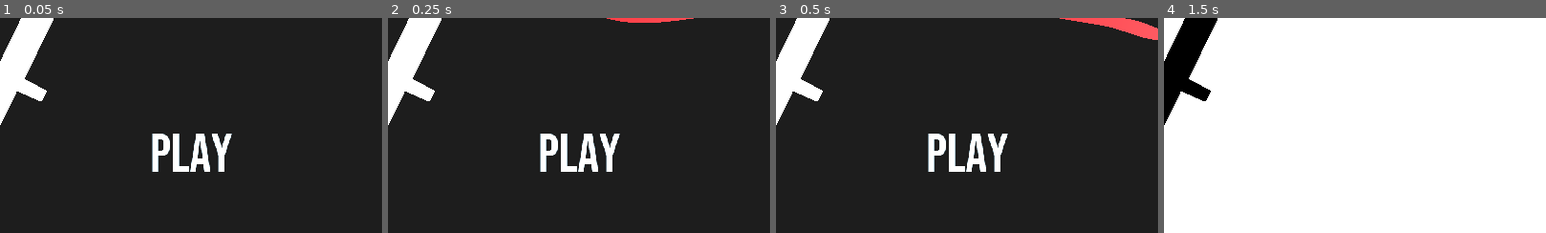
Above: before the commit, frames 1-4 (left to right).
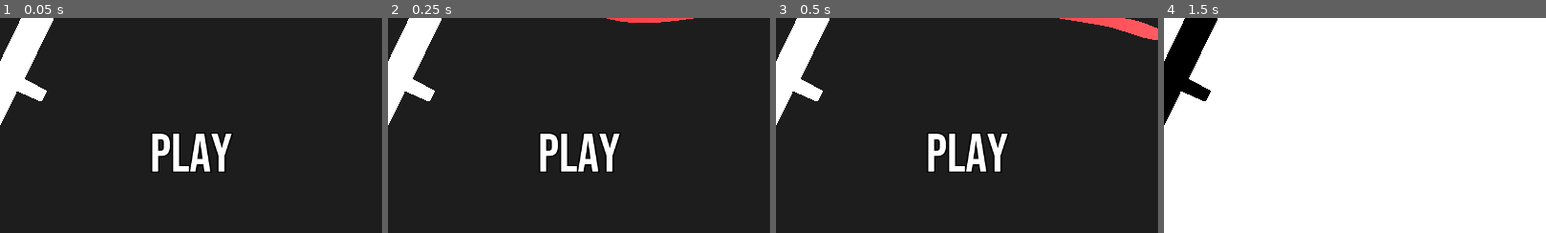
Above: after the commit, the same moments.

Repository: dannytaylor/ld47
Game: Godot game, scene res://scenes/startscreen.tscn
Same seed, same stepped clock (60 frames per second), same inputs: the game is played once before the commit and once after it. Sound files missing from this copy of the repository are replaced by a short silence.
Inputs (mouse positions are % of the whole screen's width and height, from its top left):
- Up to frame 1 (0.05 s): no input
- Up to frame 2 (0.25 s): no input
- Up to frame 3 (0.5 s): no input
- Up to frame 4 (1.5 s): click "PLAY" at 0.5 s; tap Enter at 1.25 s; move the mouse to (72, 45) at 1.27 s; hold D (player_move_right) from 1.28 s (still down); hold Space (player_slash) from 1.28 s (still down)
The pictures show only the part of the screen within x 24-74%, y 50-100%; the shares and areas given below are measured in that part.

The runs differ from the first frame. In frame 1, 0.9% of the frame differs, in the area x 39-61%, y 53-72%; in frame 2, 0.9%; in frame 3, 0.9%; in frame 4, nothing differs.

Commit message:
End GUI now has the 'score' Font more readable

Diff:
--- a/project/img/playfont.tres
+++ b/project/img/playfont.tres
@@ -4,5 +4,8 @@
 
 [resource]
 size = 90
+outline_size = 2
+outline_color = Color( 0, 0, 0, 1 )
 use_mipmaps = true
+use_filter = true
 font_data = ExtResource( 1 )
--- a/project/objects/game/EndUI.tscn
+++ b/project/objects/game/EndUI.tscn
@@ -1,6 +1,29 @@
-[gd_scene load_steps=2 format=2]
+[gd_scene load_steps=3 format=2]
 
 [ext_resource path="res://img/playfont.tres" type="DynamicFont" id=1]
+
+[sub_resource type="GDScript" id=1]
+script/source = "extends Button
+
+
+# Declare member variables here. Examples:
+# var a = 2
+# var b = \"text\"
+
+
+# Called when the node enters the scene tree for the first time.
+func _ready():
+	pass # Replace with function body.
+
+
+# Called every frame. 'delta' is the elapsed time since the previous frame.
+#func _process(delta):
+#	pass
+
+
+func _on_Button_pressed():
+	get_tree().reload_current_scene()
+"
 
 [node name="EndUI" type="Control"]
 visible = false
@@ -30,3 +53,5 @@
 custom_fonts/font = ExtResource( 1 )
 text = "PLAY AGAIN"
 flat = true
+script = SubResource( 1 )
+[connection signal="pressed" from="Button" to="Button" method="_on_Button_pressed"]
--- a/project/objects/game/GameController.gd
+++ b/project/objects/game/GameController.gd
@@ -97,6 +97,11 @@
 	time_paused = true
 	game_over = true
 
+	var minutes = int(elapsed_time) / (60)
+	var seconds = int(elapsed_time) % (60)
+	var time_string = "%s:%02d" % [minutes, seconds]
+	$EndUI/Label.text = time_string
+
 	#Connect contract enders
 	for phantom in get_tree().get_nodes_in_group("phantom"):
 		phantom.connect("contract_complete", self, "_on_contract_complete")
